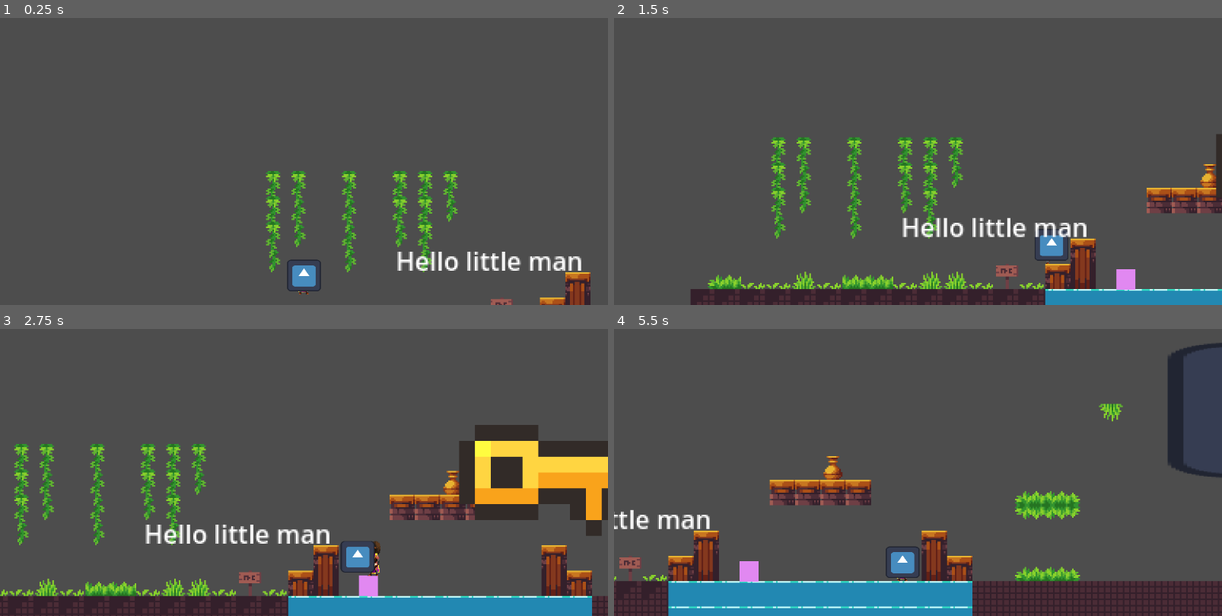
Above: before the commit, frames 1-4 (two rows, left to right).
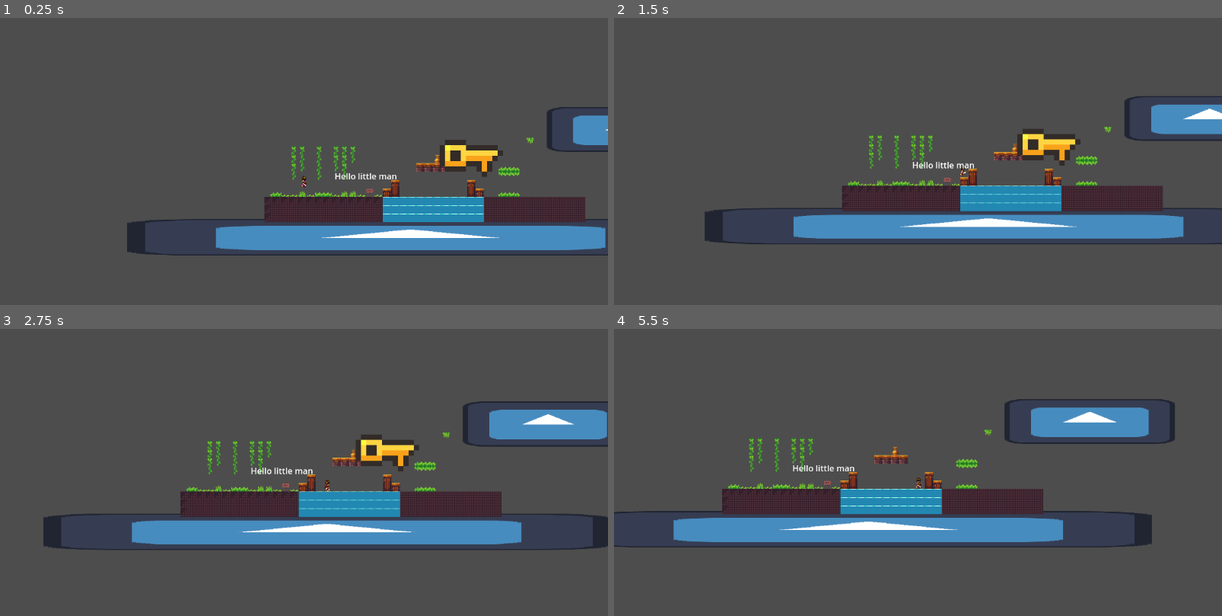
Above: after the commit, the same moments.

Repository: The-E21/TempleExploreDurhack24
Game: Godot game, scene res://Scenes/temple_scene.tscn
Same seed, same stepped clock (60 frames per second), same inputs: the game is played once before the commit and once after it. The engine's default icon, where the game draws it, is replaced by a stand-in: a white triangle on a blue panel in a dark square.
Inputs:
- Up to frame 1 (0.25 s): no input
- Up to frame 2 (1.5 s): hold E (interact) 0.53-1.28 s; hold D (move_right) from 0.53 s (still down); tap Space (jump) at 0.77 s; tap E (interact) at 1.35 s
- Up to frame 3 (2.75 s): tap Space (jump) at 1.52 s; release D (move_right) at 2.03 s; hold A (move_left) from 2.03 s (still down); hold E (interact) from 2.03 s (still down)
- Up to frame 4 (5.5 s): release A (move_left) at 2.78 s; release E (interact) at 2.78 s; hold D (move_right) 2.78-4.28 s; tap E (interact) at 2.85, 4.35 s; tap Space (jump) at 3.02, 3.77, 4.52 s; hold E (interact) 3.53-4.28 s; hold A (move_left) 4.28-5.03 s; hold D (move_right) from 5.03 s (still down); hold E (interact) from 5.03 s (still down)

The runs differ from the first frame. In frame 1, 17% of the frame differs, in the area x 20-100%, y 31-100%; in frame 2, 25%; in frame 3, 34%, in the area x 0-100%, y 25-100%; in frame 4, 32%.

Commit message:
Made a currently broken crate scene

Diff:
--- a/Scenes/player.tscn
+++ b/Scenes/player.tscn
@@ -132,7 +132,7 @@
 
 [node name="Player" type="CharacterBody2D"]
 collision_layer = 2
-collision_mask = 5
+collision_mask = 13
 script = ExtResource("1_dv0df")
 speed = 300.0
 accelerationMultiplier = 9.0
--- a/Scenes/temple_scene.tscn
+++ b/Scenes/temple_scene.tscn
@@ -1,15 +1,15 @@
-[gd_scene load_steps=10 format=4 uid="uid://dk25akystoh0b"]
+[gd_scene load_steps=11 format=4 uid="uid://dk25akystoh0b"]
 
 [ext_resource type="Texture2D" uid="uid://cmjfqsloifams" path="res://Assets/icon.svg" id="1_4rxxl"]
 [ext_resource type="PackedScene" uid="uid://cmvm3tmon2yir" path="res://Scenes/player.tscn" id="2_ld67o"]
 [ext_resource type="Texture2D" uid="uid://cjubs0d2im85g" path="res://Assets/Legacy_Adventure_Pack_TEMPLE/Final/Assets/Assets.png" id="3_2go6b"]
-[ext_resource type="PackedScene" path="res://Scenes/key.tscn" id="4_4nfgb"]
+[ext_resource type="PackedScene" uid="uid://cefj51svkauch" path="res://Scenes/key.tscn" id="4_4nfgb"]
+[ext_resource type="PackedScene" uid="uid://cm3rax2fiu817" path="res://Scenes/pressure_plate.tscn" id="5_etyvh"]
+[ext_resource type="PackedScene" uid="uid://biybvg1vevoxv" path="res://Scenes/button.tscn" id="6_7qkl5"]
+[ext_resource type="PackedScene" uid="uid://dycx8f1qsbpmp" path="res://Scenes/Crate.tscn" id="7_830v7"]
 
 [sub_resource type="RectangleShape2D" id="RectangleShape2D_5pcj6"]
 size = Vector2(1091, 77)
-
-[sub_resource type="RectangleShape2D" id="RectangleShape2D_5vlxl"]
-size = Vector2(22, 20)
 
 [sub_resource type="TileSetAtlasSource" id="TileSetAtlasSource_p1ixa"]
 texture = ExtResource("3_2go6b")
@@ -184,11 +184,7 @@
 physics_layer_0/collision_layer = 1
 sources/0 = SubResource("TileSetAtlasSource_p1ixa")
 
-[sub_resource type="RectangleShape2D" id="RectangleShape2D_xcicu"]
-size = Vector2(12, 13)
-
 [node name="TempleScene" type="Node2D"]
-position = Vector2(1, 0)
 
 [node name="StaticBody2D" type="StaticBody2D" parent="."]
 
@@ -210,29 +206,19 @@
 shape = SubResource("RectangleShape2D_5pcj6")
 
 [node name="Sprite2D" type="Sprite2D" parent="StaticBody2D2/CollisionShape2D"]
-position = Vector2(11.6202, 18.5902)
+position = Vector2(-3.49999, 2.49999)
 scale = Vector2(8.39063, 0.539062)
 texture = ExtResource("1_4rxxl")
 
 [node name="Player" parent="." instance=ExtResource("2_ld67o")]
 position = Vector2(367, 466)
-metadata/_edit_group_ = true
 
 [node name="Camera2D" type="Camera2D" parent="Player"]
 offset = Vector2(0, -60)
-zoom = Vector2(3, 3)
 position_smoothing_enabled = true
 position_smoothing_speed = 1.0
 rotation_smoothing_enabled = true
 rotation_smoothing_speed = 1.0
-
-[node name="Sprite2D2" type="Sprite2D" parent="Player"]
-position = Vector2(0, -1.90735e-06)
-scale = Vector2(0.167969, 0.15625)
-texture = ExtResource("1_4rxxl")
-
-[node name="CollisionShape2D2" type="CollisionShape2D" parent="Player"]
-shape = SubResource("RectangleShape2D_5vlxl")
 
 [node name="TileMapLayer" type="TileMapLayer" parent="."]
 position = Vector2(4, 0)
@@ -251,56 +237,17 @@
 text = "Hello little man"
 horizontal_alignment = 1
 
-[node name="Pressure Plate" parent="."]
-_import_path = NodePath("")
-unique_name_in_owner = false
-process_mode = 0
-process_priority = 0
-process_physics_priority = 0
-process_thread_group = 0
-physics_interpolation_mode = 0
-auto_translate_mode = 0
-editor_description = ""
-[node name="Pressure Plate" parent="."]
-_import_path = NodePath("")
-unique_name_in_owner = false
-process_mode = 0
-process_priority = 0
-process_physics_priority = 0
-process_thread_group = 0
-physics_interpolation_mode = 0
-auto_translate_mode = 0
-editor_description = ""
+[node name="Pressure Plate" parent="." instance=ExtResource("5_etyvh")]
 position = Vector2(588, 458)
-script = null
-
-[node name="Button" parent="."]
-_import_path = NodePath("")
-unique_name_in_owner = false
-process_mode = 0
-process_priority = 0
-process_physics_priority = 0
-process_thread_group = 0
-physics_interpolation_mode = 0
-auto_translate_mode = 0
-editor_description = ""
+
+[node name="Button" parent="." instance=ExtResource("6_7qkl5")]
 position = Vector2(405, 508)
-script = null
-script = null
-
-[node name="Crate" type="RigidBody2D" parent="." groups=["Crates"]]
-position = Vector2(190, -62)
-metadata/_edit_group_ = true
-
-[node name="ColorRect" type="ColorRect" parent="Crate"]
-offset_left = 371.0
-offset_top = 492.0
-offset_right = 383.0
-offset_bottom = 505.0
-color = Color(0.882031, 0.532787, 0.942861, 1)
-
-[node name="CollisionShape2D" type="CollisionShape2D" parent="Crate"]
-position = Vector2(377, 498.5)
-shape = SubResource("RectangleShape2D_xcicu")
+
+[node name="Crate" parent="." instance=ExtResource("7_830v7")]
+position = Vector2(450, 514)
+collision_mask = 7
 
 [connection signal="pick_key" from="Key" to="Player" method="_on_key_pick_key"]
+[connection signal="press" from="Pressure Plate" to="Player" method="_on_pressure_plate_press"]
+[connection signal="unpress" from="Pressure Plate" to="Player" method="_on_pressure_plate_unpress"]
+[connection signal="press" from="Button" to="Player" method="_on_button_press"]
